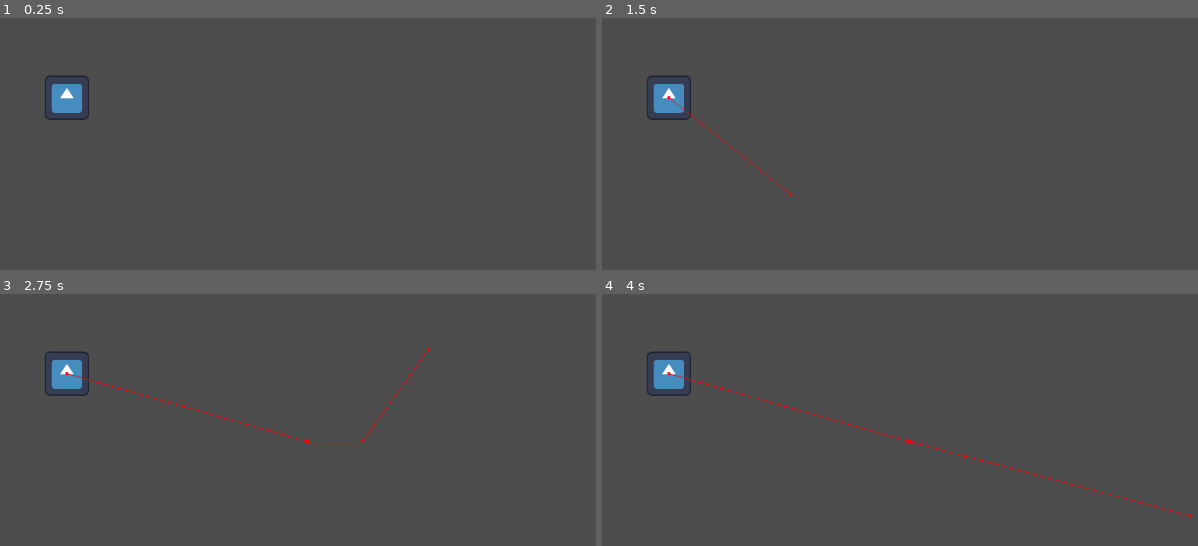
Above: before the commit, frames 1-4 (two rows, left to right).
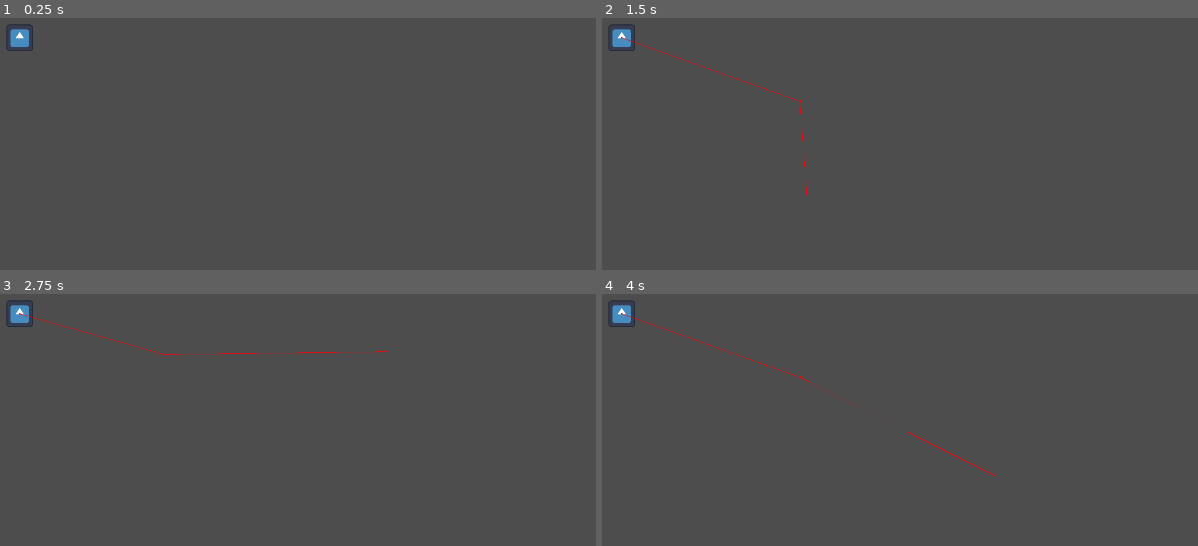
Above: after the commit, the same moments.

Repository: Aeropulu/LaHordeJam
Game: Godot game, scene res://scenes/test_map.tscn
Two runs of this game, one before a commit and one after it. Both use one fixed random seed, a clock stepped at 60 frames per second and the inputs below. The engine's default icon, where the game draws it, is replaced by a stand-in: a white triangle on a blue panel in a dark square.
Inputs (mouse positions are in pixels of both pictures, inside the frame that each line leads up to):
- Up to frame 1 (0.25 s): no input
- Up to frame 2 (1.5 s): tap Enter at 0.5 s; move the mouse to (1126, 149) at 0.52 s; click (1126, 149) at 0.67 s; tap Space at 1.25 s; move the mouse to (792, 194) at 1.27 s; click (792, 194) at 1.42 s
- Up to frame 3 (2.75 s): tap Enter at 2 s; move the mouse to (429, 349) at 2.02 s; click (429, 349) at 2.17 s
- Up to frame 4 (4 s): tap Space at 2.75 s; move the mouse to (911, 538) at 2.77 s; click (911, 538) at 2.92 s; tap Enter at 3.5 s; move the mouse to (1192, 515) at 3.52 s; click (1192, 515) at 3.67 s

The runs differ from the first frame. In frame 1, 1.1% of the frame differs, in the area x 1-15%, y 2-41%; in frame 2, 1.4%; in frame 3, 1.7%; in frame 4, 1.7%, in the area x 1-99%, y 2-89%.

Commit message:
project window

Diff:
--- a/project.godot
+++ b/project.godot
@@ -14,3 +14,10 @@
 run/main_scene="res://scenes/test_map.tscn"
 config/features=PackedStringArray("4.2", "Forward Plus")
 config/icon="res://icon.svg"
+
+[display]
+
+window/size/viewport_width=1920
+window/size/viewport_height=1080
+window/size/mode=3
+window/size/resizable=false
--- /dev/null
+++ b/scenes/usine.tscn
@@ -0,0 +1,3 @@
+[gd_scene format=3 uid="uid://bbmfrvkiohwg5"]
+
+[node name="Usine" type="Node2D"]
